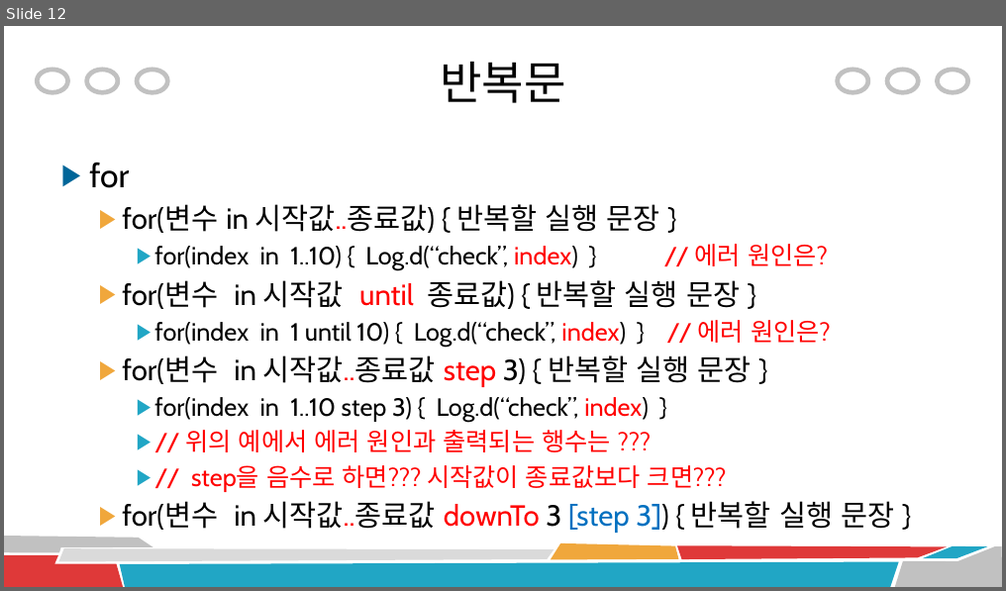
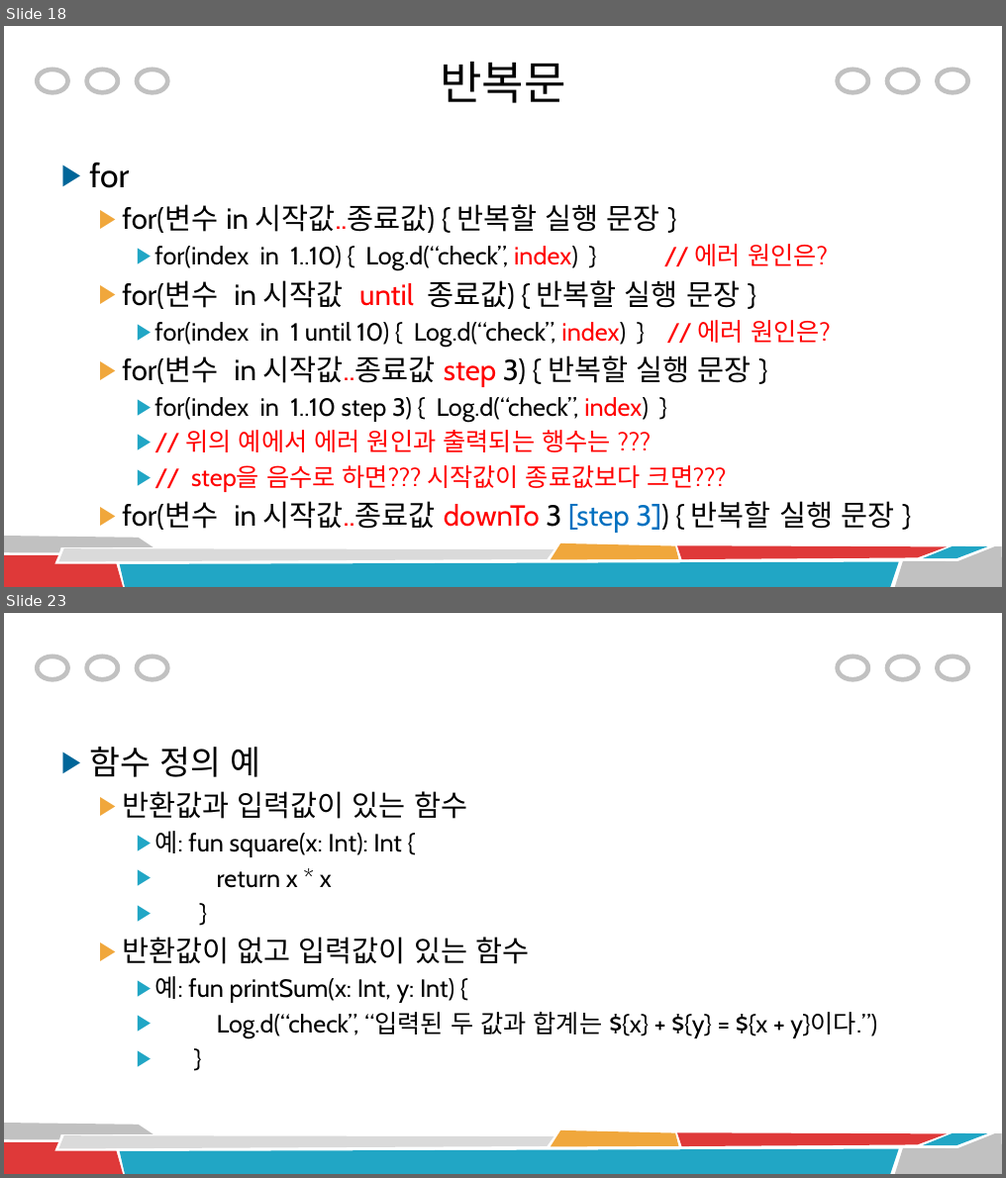
Before and after one commit to rlawnsqja2/and, a slide deck: 03 코틀린 기본 문법.pptx. Shown one above the other, each under a label of ours: slide 12 before the commit, slides 18 and 23 after it; the slides between them are not shown. The pictures are 1006x591 and 1006x1178 pixels, drawn with LibreOffice and Linux fonts; fonts in the diff are those of the drawing. Boxes give left, top, right and bottom in pixels: in the first picture for what was removed or moved away, otherwise in the second. Text is boxed around its words. In the diff, an @@ line names an element or a change of style, - is before the commit and + after.

```diff
--- a/03 코틀린 기본 문법.pptx
+++ b/03 코틀린 기본 문법.pptx
@@ slide 23 added at bbox=[4, 613, 1002, 1174], background #FFFFFF; not listed: 14 template elements that a slide beside it also shows @@
@@ text added at bbox=[89, 747, 877, 1039], 24 pt, text #000000 @@
+▶ 함수 정의 예
+  ▶ 반환값과 입력값이 있는 함수
+    ▶ 예: fun square(x: Int): Int {
+    ▶ return x * x
+    ▶ }
+  ▶ 반환값이 없고 입력값이 있는 함수
+    ▶ 예: fun printSum(x: Int, y: Int) {
+    ▶ Log.d(“check”, “입력된 두 값과 합계는 ${x} + ${y} = ${x + y}이다.”)
+    ▶ }
@@ what was slide 12 is now slide 18 @@
```
Also in this commit, not shown: 5 slides changed, 11 other slides added.
